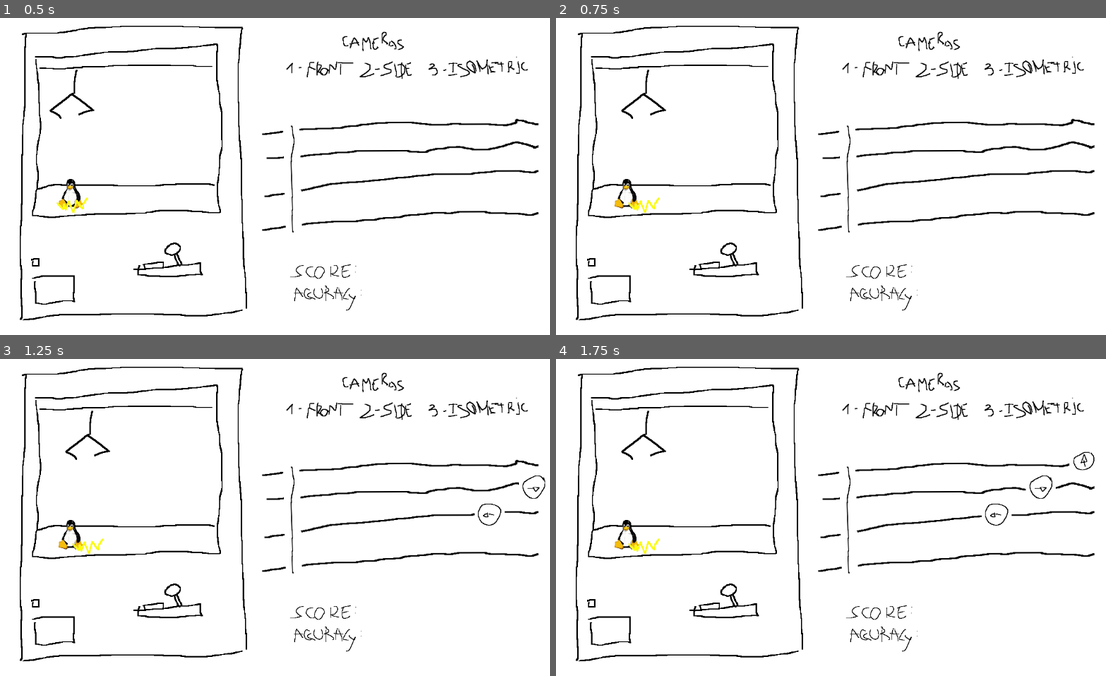
Above: before the commit, frames 1-4 (two rows, left to right).
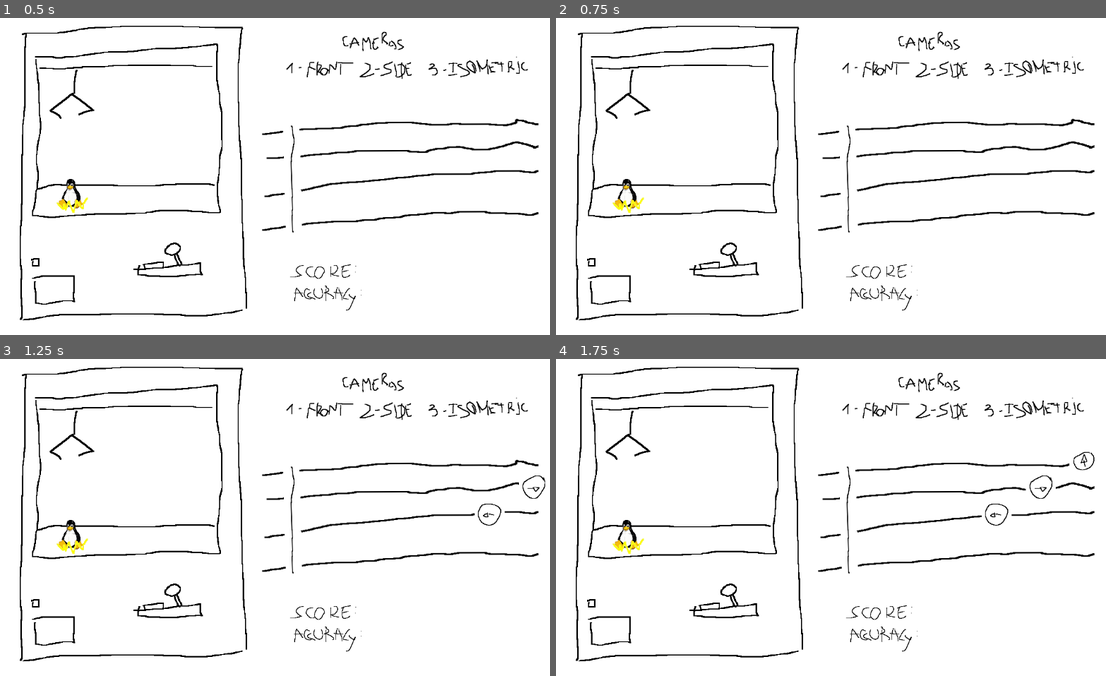
Above: after the commit, the same moments.

Repository: GoncaloP0710/Rhythm-Crane
Game: Godot game, scene res://game.tscn
Two runs of this game, one before a commit and one after it. Both use one fixed random seed, a clock stepped at 60 frames per second and the inputs below.
Inputs:
- Up to frame 1 (0.5 s): no input
- Up to frame 2 (0.75 s): tap Enter at 0.5 s; hold D (right) from 0.53 s (still down); tap 1 (camera1) at 0.6 s
- Up to frame 3 (1.25 s): keep holding D (right); tap Space (ui_select) at 0.77 s
- Up to frame 4 (1.75 s): release D (right) at 1.28 s; hold S (down) from 1.28 s (still down); tap 2 (camera2) at 1.35 s; tap Space (ui_select) at 1.52 s

Frame 1 is identical in both runs. In frame 2, 0.4% of the frame differs, in the area x 8-21%, y 16-62%; in frame 3, 0.4%; in frame 4, 0.4%.

Commit message:
Claw moves like it should

Diff:
--- a/game.tscn
+++ b/game.tscn
@@ -86,3 +86,4 @@
 
 [connection signal="camera_position_changed" from="CraneMachine" to="Claw" method="_on_crane_machine_camera_position_changed"]
 [connection signal="position_changed" from="Claw" to="CraneMachine" method="_on_claw_position_changed"]
+[connection signal="move_claw" from="note" to="Claw" method="_on_note_move_claw"]
--- a/scripts/claw.gd
+++ b/scripts/claw.gd
@@ -35,18 +35,8 @@
 	previous_position = position
 
 func _process(delta):
-	# Collect inputs when a key is pressed (not held)
-	if Input.is_action_just_pressed("left") && (cameraPos == 1 || cameraPos == 3):
-		input_queue.append(Vector2(-1, 0))
-	elif Input.is_action_just_pressed("right") && (cameraPos == 1 || cameraPos == 3):
-		input_queue.append(Vector2(1, 0))
-	elif Input.is_action_just_pressed("up") && (cameraPos == 2 || cameraPos == 3):
-		input_queue.append(Vector2(0, -1))
-	elif Input.is_action_just_pressed("down") && (cameraPos == 2 || cameraPos == 3):
-		input_queue.append(Vector2(0, 1))
-
 	# Process the next input if the node is at the target position
-	if position == target_position and input_queue.size() > 0:
+	if input_queue.size() > 0:
 		var next_mov = input_queue.pop_front()
 		var new_position = position + Vector2(next_mov.x * GRID_SIZE_X, next_mov.y * GRID_SIZE_Y)
 
@@ -65,3 +55,16 @@
 func _on_crane_machine_camera_position_changed(new_position: int) -> void:
 	cameraPos = new_position
 	print("Camera moved to position: ", new_position)
+
+func _on_note_move_claw(direction: String) -> void:
+	print("asoijdi9asjd98ajsd8as9jd8a9sjk 89asj8d as89dj 98asj 98asd 89saj 89asj 9a8j")
+	# Collect inputs when a key is pressed (not held)
+	if direction == "left" :
+		input_queue.append(Vector2(-1, 0))
+	elif direction == "right" :
+		print("suiaojdmn9uasjdm98asjduk 89sja89 dujas89udj")
+		input_queue.append(Vector2(1, 0))
+	elif direction == "up" :
+		input_queue.append(Vector2(0, -1))
+	elif direction == "down" :
+		input_queue.append(Vector2(0, 1))
--- a/scripts/note.gd
+++ b/scripts/note.gd
@@ -11,6 +11,9 @@
 
 var hasPassedLine = false
 var direction = ""  # Direction of movement as a string ("left", "right", "up", "down")
+
+# Signal to notify about position changes
+signal move_claw(direction : String)
 
 func _ready() -> void:
 	# Retrieve the direction and line from metadata
@@ -34,6 +37,18 @@
 
 	# Check if the node has passed the line to its left
 	if not hasPassedLine and line and position.x < line.position.x:
+
+		# Collect inputs when a key is pressed (not held)
+		if Input.is_action_pressed("left") && direction == "left" :
+			emit_signal("move_claw", "left")
+		elif Input.is_action_pressed("right") && direction == "right" :
+			print("asokdjkmasoijdmoasidjaoijkasdi")
+			emit_signal("move_claw", "right")
+		elif Input.is_action_pressed("up") && direction == "up" :
+			emit_signal("move_claw", "up")
+		elif Input.is_action_pressed("down") && direction == "down" :
+			emit_signal("move_claw", "down")
+
 		print("Node has passed the line to its left.")
 		hasPassedLine = true
 		queue_free()  # Remove the node from the scene
--- a/scripts/note_spawner.gd
+++ b/scripts/note_spawner.gd
@@ -57,6 +57,7 @@
 	var note_instance = note_scene.instantiate()
 	note_instance.set_meta("direction", direction)
 	note_instance.set_meta("line", line)
+	note_instance.connect("move_claw", Callable($"../Claw", "_on_note_move_claw"))
 
 		# Set the initial position of the note based on the direction
 	match direction:
